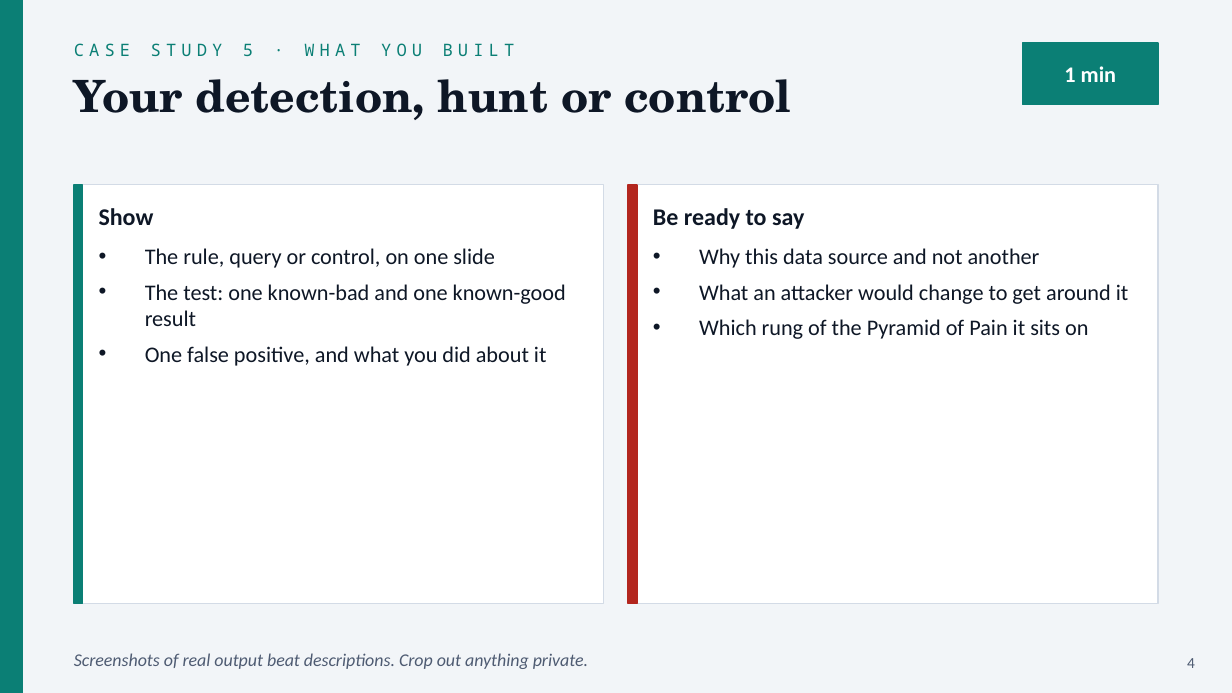
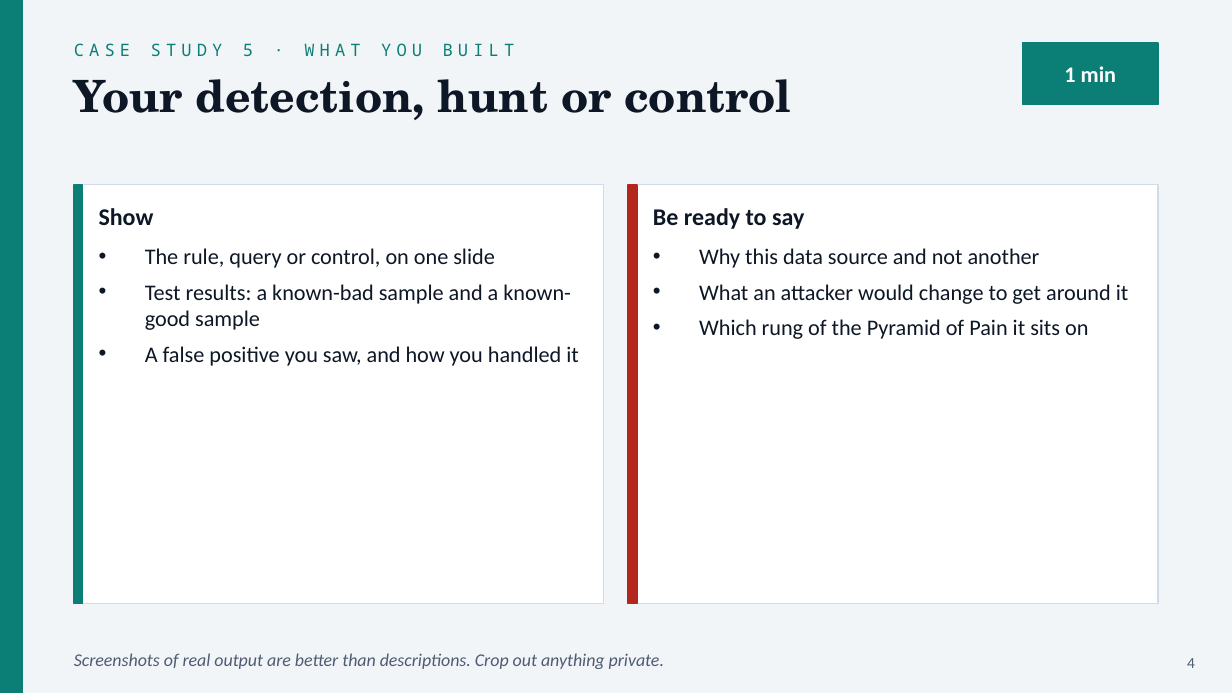
Before and after one commit to cyberdefendersprogram/classapp, a slide deck: slide 4 of content/cis53/templates/CIS53-Final-Presentation-Template.pptx. Drawn at 1232x693 pixels with LibreOffice and Linux fonts; fonts in the diff are those of the drawing. Boxes give left, top, right and bottom in pixels: in the first picture for what was removed or moved away, otherwise in the second. Text is boxed around its words. In the diff, an @@ line names an element or a change of style, - is before the commit and + after.

```diff
--- a/content/cis53/templates/CIS53-Final-Presentation-Template.pptx
+++ b/content/cis53/templates/CIS53-Final-Presentation-Template.pptx
@@ text at box(145, 284, 578, 366): text changed @@
-• The test: one known-bad and one known-good result
-• One false positive, and what you did about it
+• Test results: a known-bad sample and a known-good sample
+• A false positive you saw, and how you handled it
@@ text at box(74, 653, 664, 669): text changed @@
-Screenshots of real output beat descriptions. Crop out anything private.
+Screenshots of real output are better than descriptions. Crop out anything private.
```
Also in this commit, not shown: 5 other slides changed, 1 other file.
